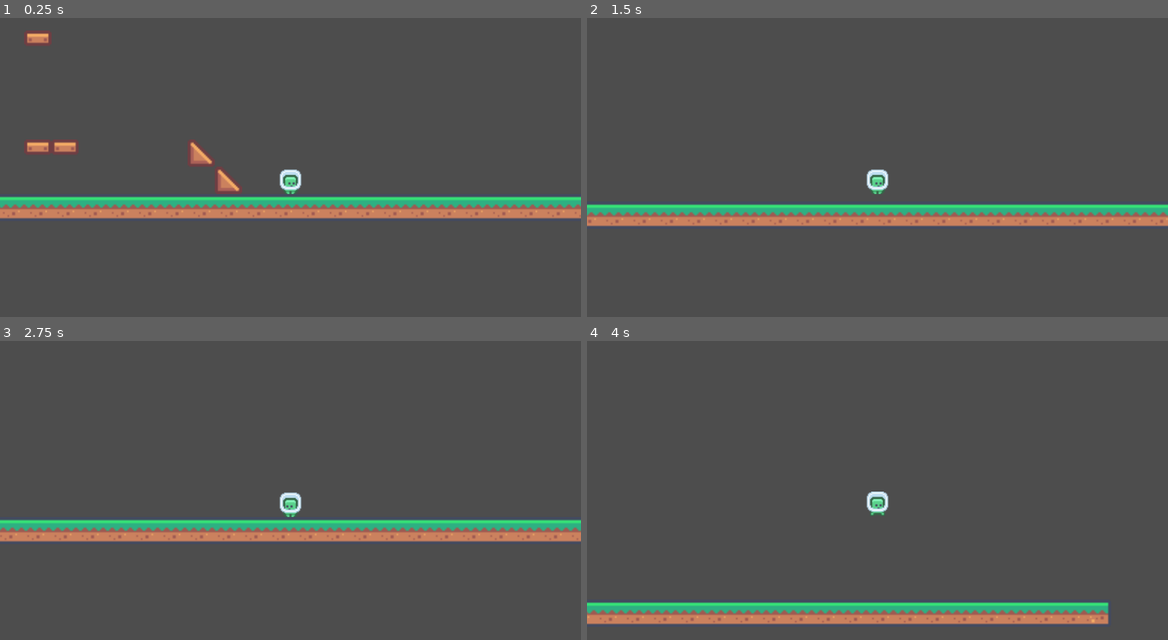
Above: before the commit, frames 1-4 (two rows, left to right).
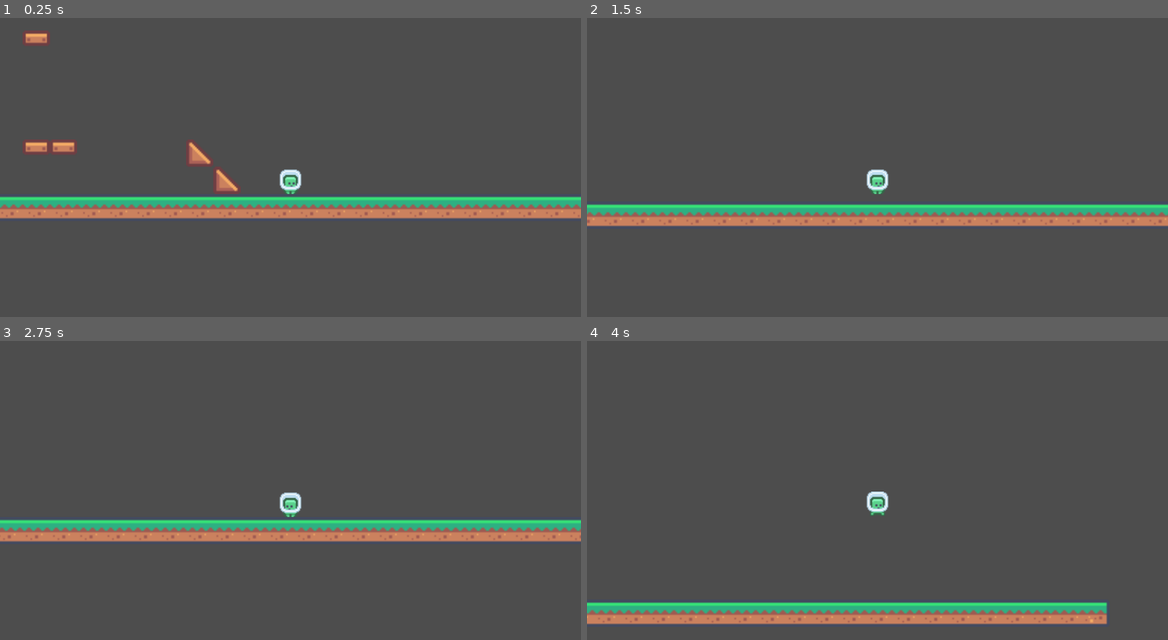
Above: after the commit, the same moments.

Repository: lenbot7/platform-to-paradise
Game: Godot game, scene res://scenes/main/main.tscn
Two runs of this game, one before a commit and one after it. Both use one fixed random seed, a clock stepped at 60 frames per second and the inputs below.
Inputs:
- Up to frame 1 (0.25 s): no input
- Up to frame 2 (1.5 s): tap Enter at 0.5 s; hold D (right) from 0.53 s (still down); tap X (dash) at 0.6, 1.35 s; tap Space (jump) at 0.77 s
- Up to frame 3 (2.75 s): tap Space (jump) at 1.52 s; release D (right) at 2.03 s; hold A (left) from 2.03 s (still down); tap X (dash) at 2.1 s
- Up to frame 4 (4 s): release A (left) at 2.78 s; hold D (right) from 2.78 s (still down); tap X (dash) at 2.85, 3.6 s; tap Space (jump) at 3.02, 3.77 s

The runs differ from the first frame. In frame 1, 1.1% of the frame differs, in the area x 0-100%, y 4-67%; in frame 2, 0.7%; in frame 3, 0.7%; in frame 4, 0.7%.

Commit message:
tried and failed some moving platform stuff

Diff:
--- a/scenes/main/main.tscn
+++ b/scenes/main/main.tscn
@@ -571,7 +571,7 @@
 [node name="Main" type="Node2D"]
 
 [node name="Player" parent="." instance=ExtResource("1_hyk8p")]
-position = Vector2(122, 57)
+position = Vector2(123.00001, 57)
 floor_stop_on_slope = false
 floor_max_angle = 0.87266463
 floor_snap_length = 10.0
--- /dev/null
+++ b/scenes/moving_platform/moving_platform.tscn
@@ -0,0 +1,21 @@
+[gd_scene load_steps=4 format=3 uid="uid://bkf5qkmmvfubh"]
+
+[ext_resource type="Texture2D" uid="uid://d3uhxa8ltb7f8" path="res://assets/tilemap_packed.png" id="1_6sach"]
+
+[sub_resource type="AtlasTexture" id="AtlasTexture_evb6x"]
+atlas = ExtResource("1_6sach")
+region = Rect2(126, 126, 18, 18)
+filter_clip = true
+
+[sub_resource type="RectangleShape2D" id="RectangleShape2D_qkhht"]
+size = Vector2(18, 10)
+
+[node name="MovingPlatform" type="AnimatableBody2D"]
+
+[node name="Sprite2D" type="Sprite2D" parent="."]
+texture = SubResource("AtlasTexture_evb6x")
+
+[node name="CollisionShape2D" type="CollisionShape2D" parent="."]
+position = Vector2(0, -4)
+shape = SubResource("RectangleShape2D_qkhht")
+one_way_collision = true
--- a/scenes/player/player.gd
+++ b/scenes/player/player.gd
@@ -38,11 +38,11 @@
 		velocity.x = move_toward(velocity.x, direction * SPEED, 50)
 		animated_sprite_2d.play("walk")
 	else:
-		velocity.x = move_toward(velocity.x, 0, 20)
+		velocity.x = move_toward(velocity.x, 0, 17.5)
 		animated_sprite_2d.play("default")
 	if Input.is_action_just_pressed("dash") and not dashed_already:
 		if direction:
-			velocity.x += direction * 200
+			velocity.x += direction * 250
 			dashed_already = true
 
 	move_and_slide()
